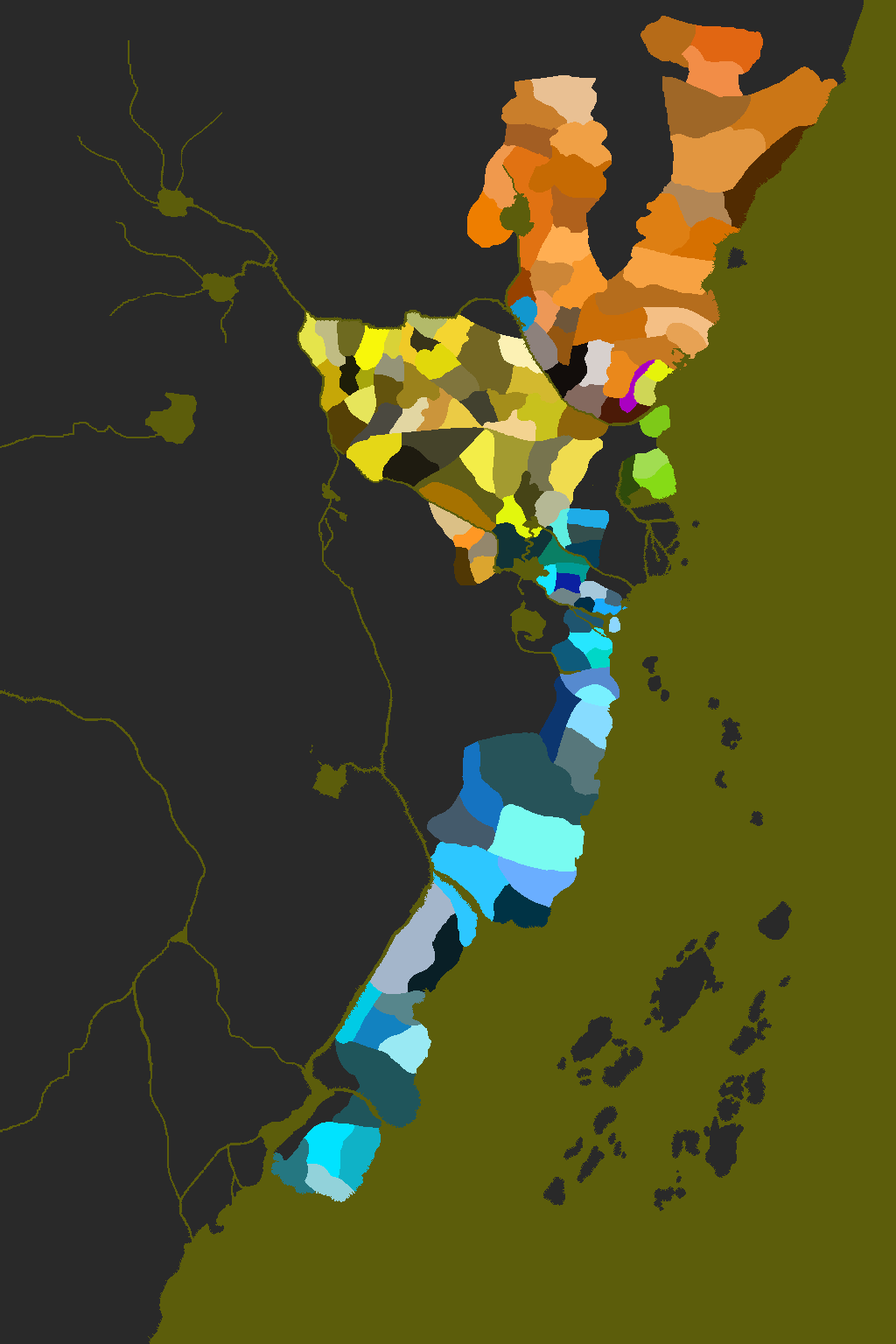
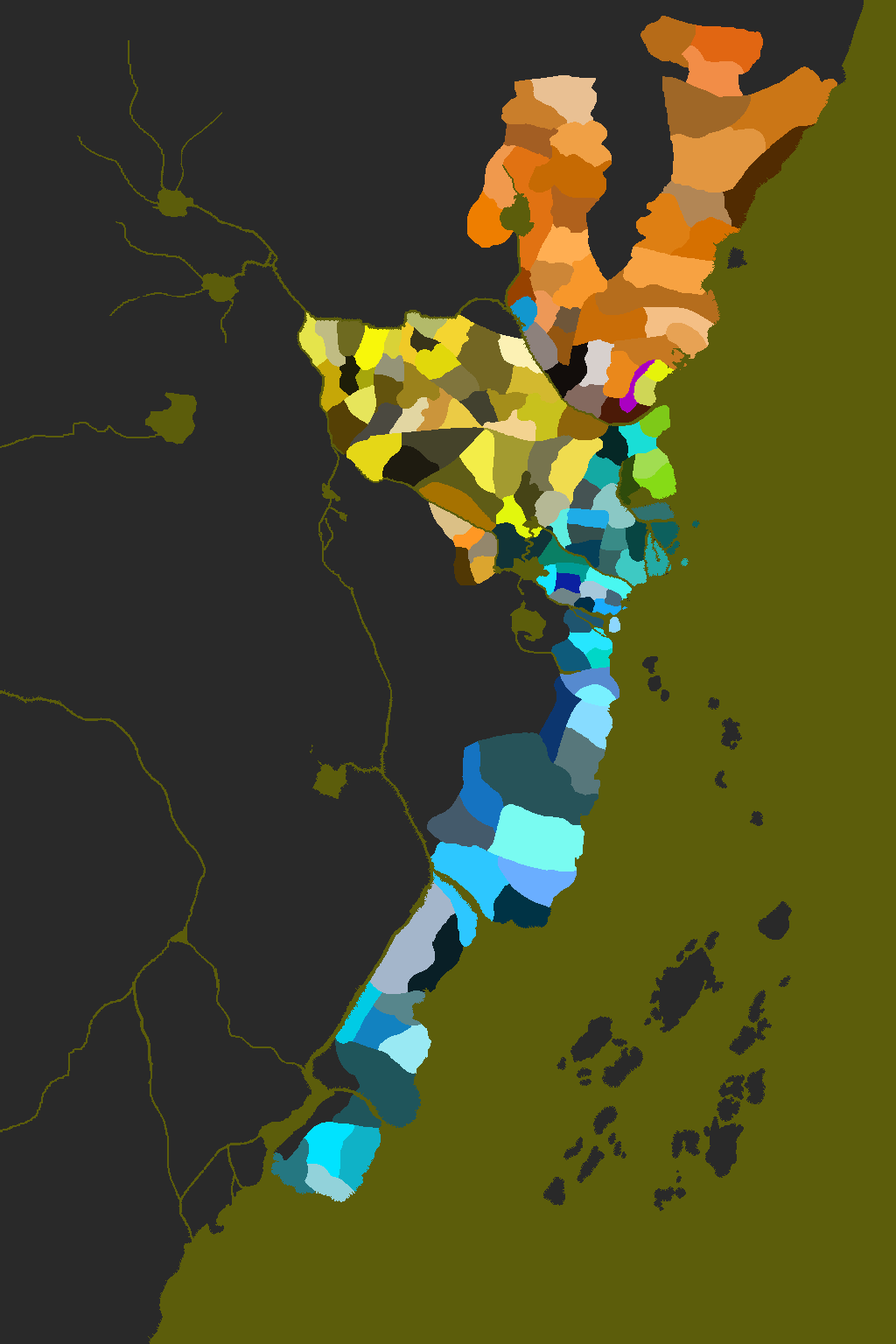
Revision of a layered w=896, h=1344 image; what changed, layer by layer:
added layer "hantei, seppun & otomo" in group "imperial_provinces" over [569, 421, 700, 601]
painted on "tortoise" over [655, 462, 668, 474]
